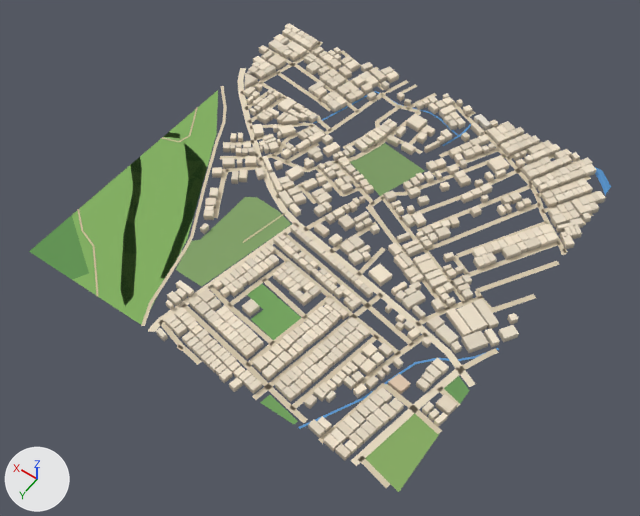
The glTF model public/assets/bengaluru-region-v1/tiles/t7_-7-l0.glb: old version first, new version second.
The view is the same before and after, from a 50 mm lens placed at (3362.0, -2679.0, 797.0), pointed at (3737.0, -3205.0, -29.0). The axes (+X, +Y, +Z) are drawn at lower left. The lights are the same throughout. The first picture is the older version. Vertices at exactly the same position are counted once.

The first picture shows 'building', 'ground', 'water'.
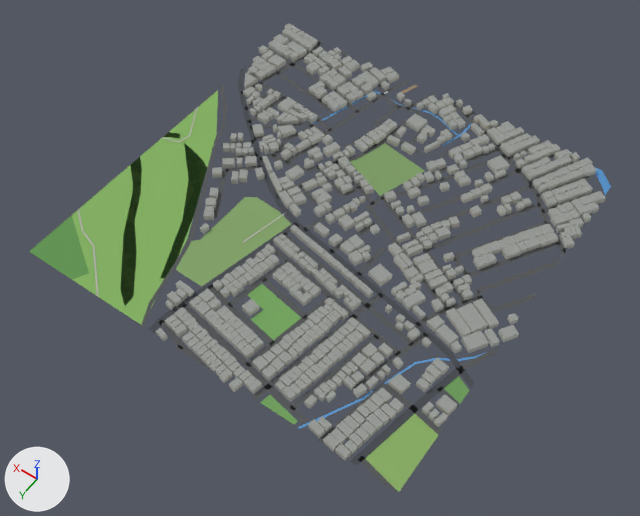
Boxes (x1, y1, x2, y2) around the edits, measured in the pictures (640 x 516 px; the box of a moved part takes in the faces that stretch with it):
'ground', reshaped
    before: (29, 36, 598, 492)
    after: (29, 36, 598, 493)
part 1 of me_building, recoloured (darker)
    both: (156, 23, 606, 461)
part 2 of me_ground, moved or reshaped
    before: (189, 36, 593, 488)
    after: (189, 36, 592, 493)
part 3 of me_ground, moved or reshaped
    before: (96, 280, 202, 365)
    after: (96, 280, 215, 373)
part 4 of me_ground, moved or reshaped
    both: (220, 125, 330, 182)
part 5 of me_ground, recoloured
    both: (82, 41, 598, 465)

What the commit changed:
me_building is used by ob_building; location (3500.0, -3500.0, 0.0).
me_building had 5576 vertices, 6980 faces and spanned x -10.0..504.0, y -5.0..506.0, z 0.0..8.0.
me_building now has 5576 vertices, 8384 faces and spans x -10.0..504.0, y -5.0..506.0, z 0.0..8.0.
me_building part 1: 6980 kept faces spanning x -10.0..504.0, y -5.0..506.0, z 0.0..8.0 get new vertex colours.
me_ground is used by ob_ground; location (3500.0, -3500.0, 0.0).
me_ground had 1288 vertices, 1220 faces and spanned x -3.0..503.0, y -3.0..503.0, z 1.0.
me_ground now has 1310 vertices, 1240 faces and spans x 0.0..500.0, y 0.0..500.0, z 1.0.
me_ground part 2: 69 vertices moved from x -3.0..503.0, y -3.0..503.0, z 1.0 to x 0.0..500.0, y 0.0..500.0, z 1.0; 32 vertices removed from x -3.0..490.0, y -1.0..502.0, z 1.0; 50 vertices added at x 0.0..500.0, y 0.0..500.0, z 1.0.
me_ground part 3: 7 vertices moved from x 308.0..392.0, y 498.0..502.0, z 1.0 to x 307.0..393.0, y 497.0..500.0, z 1.0; 3 vertices removed from x 244.0..322.0, y 497.0..503.0, z 1.0; 5 vertices added at x 224.0..326.0, y 498.0..500.0, z 1.0.
me_ground part 4: 6 vertices moved from x 308.0..399.0, y 149.0..274.0, z 1.0 to x 307.0..398.0, y 149.0..275.0, z 1.0; 1 vertex removed from x 318.0, y 210.0, z 1.0; 1 vertex added at x 317.0, y 210.0, z 1.0.
me_ground part 5: 742 kept faces spanning x 0.0..500.0, y 0.0..500.0, z 1.0 get new vertex colours; the middle colour goes from beige #d7c9ae to dark grey #535556.
Other edits to the shape of me_ground do not show in these pictures.
